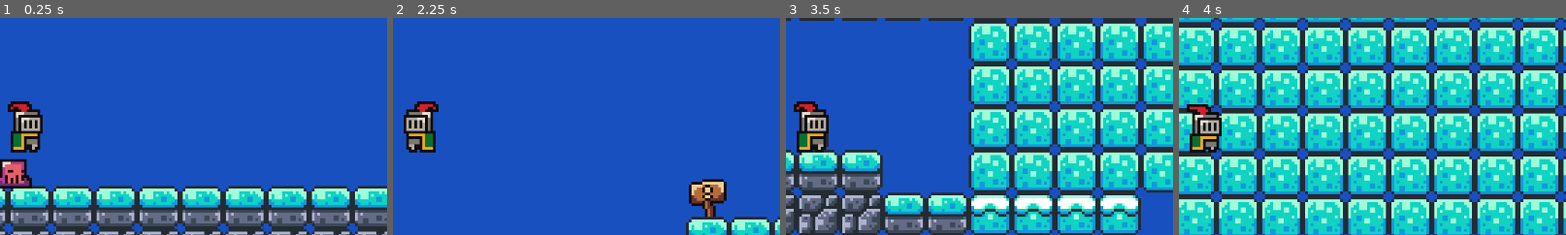
Above: before the commit, frames 1-4 (left to right).
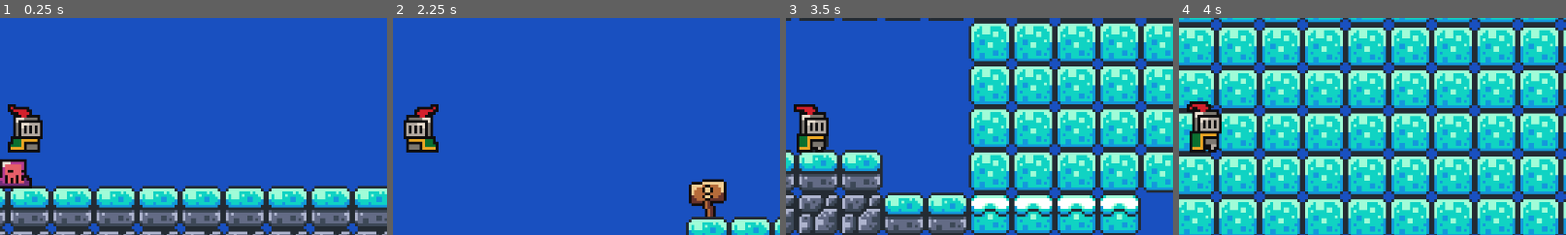
Above: after the commit, the same moments.

Repository: mproyyan/coin-hunter
Game: Godot game, scene res://scenes/game.tscn
Two runs of this game, one before a commit and one after it. Both use one fixed random seed, a clock stepped at 60 frames per second and the inputs below.
Inputs:
- Up to frame 1 (0.25 s): no input
- Up to frame 2 (2.25 s): tap Enter (ui_accept) at 0.5, 0.77, 0.8, 1.07, 1.35, 1.52, 1.82 s; hold Right (ui_right) 0.53-2.03 s; tap R (rollin) at 0.6, 1.55, 2.1 s; hold Left (ui_left) from 2.03 s (still down)
- Up to frame 3 (3.5 s): tap Enter (ui_accept) at 2.3, 3.02, 3.32 s; release Left (ui_left) at 2.78 s; hold Right (ui_right) from 2.78 s (still down); tap Down (squat) at 2.85 s; tap R (rollin) at 3.05 s
- Up to frame 4 (4 s): keep holding Right (ui_right); tap R (rollin) at 3.6 s; tap Enter (ui_accept) at 3.77, 3.8 s
The pictures show only the part of the screen within x 47-96%, y 27-76%; the shares and areas given below are measured in that part.

The runs differ from the first frame. In frame 1, 1.1% of the frame differs, in the area x 2-12%, y 38-63%; in frame 2, 1.1%; in frame 3, 0.8%; in frame 4, 0.8%.

Commit message:
Create player animation

Diff:
--- a/scenes/player.tscn
+++ b/scenes/player.tscn
@@ -1,10 +1,26 @@
-[gd_scene load_steps=12 format=3 uid="uid://in6peqhwl4ah"]
+[gd_scene load_steps=47 format=3 uid="uid://in6peqhwl4ah"]
 
 [ext_resource type="Texture2D" uid="uid://dw50l6efpflr8" path="res://assets/sprites/knight.png" id="1_5h8oi"]
 [ext_resource type="Script" path="res://scripts/player.gd" id="1_wkr1s"]
 [ext_resource type="AudioStream" uid="uid://bfadimgt4cp8" path="res://assets/sounds/jump.wav" id="3_lp2qg"]
 [ext_resource type="AudioStream" uid="uid://bn675hl6ba1h3" path="res://assets/sounds/hurt.wav" id="4_5bl7x"]
 
+[sub_resource type="AtlasTexture" id="AtlasTexture_t3ky5"]
+atlas = ExtResource("1_5h8oi")
+region = Rect2(0, 192, 32, 32)
+
+[sub_resource type="AtlasTexture" id="AtlasTexture_qg4rh"]
+atlas = ExtResource("1_5h8oi")
+region = Rect2(32, 192, 32, 32)
+
+[sub_resource type="AtlasTexture" id="AtlasTexture_qifwh"]
+atlas = ExtResource("1_5h8oi")
+region = Rect2(64, 192, 32, 32)
+
+[sub_resource type="AtlasTexture" id="AtlasTexture_55lwc"]
+atlas = ExtResource("1_5h8oi")
+region = Rect2(96, 192, 32, 32)
+
 [sub_resource type="AtlasTexture" id="AtlasTexture_k6f5h"]
 atlas = ExtResource("1_5h8oi")
 region = Rect2(0, 0, 32, 32)
@@ -20,11 +36,152 @@
 [sub_resource type="AtlasTexture" id="AtlasTexture_0lh2q"]
 atlas = ExtResource("1_5h8oi")
 region = Rect2(96, 0, 32, 32)
+
+[sub_resource type="AtlasTexture" id="AtlasTexture_rmk6x"]
+atlas = ExtResource("1_5h8oi")
+region = Rect2(32, 96, 32, 32)
+
+[sub_resource type="AtlasTexture" id="AtlasTexture_qytlu"]
+atlas = ExtResource("1_5h8oi")
+region = Rect2(64, 96, 32, 32)
+
+[sub_resource type="AtlasTexture" id="AtlasTexture_b3eng"]
+atlas = ExtResource("1_5h8oi")
+region = Rect2(160, 96, 32, 32)
+
+[sub_resource type="AtlasTexture" id="AtlasTexture_uvd0u"]
+atlas = ExtResource("1_5h8oi")
+region = Rect2(128, 96, 32, 32)
+
+[sub_resource type="AtlasTexture" id="AtlasTexture_iv8ek"]
+atlas = ExtResource("1_5h8oi")
+region = Rect2(64, 192, 32, 32)
+
+[sub_resource type="AtlasTexture" id="AtlasTexture_4pr2q"]
+atlas = ExtResource("1_5h8oi")
+region = Rect2(192, 96, 32, 32)
+
+[sub_resource type="AtlasTexture" id="AtlasTexture_laia1"]
+atlas = ExtResource("1_5h8oi")
+region = Rect2(224, 96, 32, 32)
+
+[sub_resource type="AtlasTexture" id="AtlasTexture_q2h56"]
+atlas = ExtResource("1_5h8oi")
+region = Rect2(0, 160, 32, 32)
+
+[sub_resource type="AtlasTexture" id="AtlasTexture_s0eyg"]
+atlas = ExtResource("1_5h8oi")
+region = Rect2(32, 160, 32, 32)
+
+[sub_resource type="AtlasTexture" id="AtlasTexture_cgogd"]
+atlas = ExtResource("1_5h8oi")
+region = Rect2(64, 160, 32, 32)
+
+[sub_resource type="AtlasTexture" id="AtlasTexture_qi2e2"]
+atlas = ExtResource("1_5h8oi")
+region = Rect2(96, 160, 32, 32)
+
+[sub_resource type="AtlasTexture" id="AtlasTexture_6dbdx"]
+atlas = ExtResource("1_5h8oi")
+region = Rect2(128, 160, 32, 32)
+
+[sub_resource type="AtlasTexture" id="AtlasTexture_21ytk"]
+atlas = ExtResource("1_5h8oi")
+region = Rect2(160, 160, 32, 32)
+
+[sub_resource type="AtlasTexture" id="AtlasTexture_mlpmx"]
+atlas = ExtResource("1_5h8oi")
+region = Rect2(192, 160, 32, 32)
+
+[sub_resource type="AtlasTexture" id="AtlasTexture_7tbu5"]
+atlas = ExtResource("1_5h8oi")
+region = Rect2(224, 160, 32, 32)
+
+[sub_resource type="AtlasTexture" id="AtlasTexture_ayajc"]
+atlas = ExtResource("1_5h8oi")
+region = Rect2(0, 64, 32, 32)
+
+[sub_resource type="AtlasTexture" id="AtlasTexture_hbml1"]
+atlas = ExtResource("1_5h8oi")
+region = Rect2(32, 64, 32, 32)
+
+[sub_resource type="AtlasTexture" id="AtlasTexture_6uc5p"]
+atlas = ExtResource("1_5h8oi")
+region = Rect2(64, 64, 32, 32)
+
+[sub_resource type="AtlasTexture" id="AtlasTexture_afqt0"]
+atlas = ExtResource("1_5h8oi")
+region = Rect2(96, 64, 32, 32)
+
+[sub_resource type="AtlasTexture" id="AtlasTexture_003ej"]
+atlas = ExtResource("1_5h8oi")
+region = Rect2(128, 64, 32, 32)
+
+[sub_resource type="AtlasTexture" id="AtlasTexture_0hxu5"]
+atlas = ExtResource("1_5h8oi")
+region = Rect2(160, 64, 32, 32)
+
+[sub_resource type="AtlasTexture" id="AtlasTexture_xy0hw"]
+atlas = ExtResource("1_5h8oi")
+region = Rect2(192, 64, 32, 32)
+
+[sub_resource type="AtlasTexture" id="AtlasTexture_iqwgt"]
+atlas = ExtResource("1_5h8oi")
+region = Rect2(224, 64, 32, 32)
+
+[sub_resource type="AtlasTexture" id="AtlasTexture_olm2f"]
+atlas = ExtResource("1_5h8oi")
+region = Rect2(0, 96, 32, 32)
+
+[sub_resource type="AtlasTexture" id="AtlasTexture_cljx7"]
+atlas = ExtResource("1_5h8oi")
+region = Rect2(32, 96, 32, 32)
+
+[sub_resource type="AtlasTexture" id="AtlasTexture_cle2j"]
+atlas = ExtResource("1_5h8oi")
+region = Rect2(64, 96, 32, 32)
+
+[sub_resource type="AtlasTexture" id="AtlasTexture_parsp"]
+atlas = ExtResource("1_5h8oi")
+region = Rect2(96, 96, 32, 32)
+
+[sub_resource type="AtlasTexture" id="AtlasTexture_0c1gn"]
+atlas = ExtResource("1_5h8oi")
+region = Rect2(128, 96, 32, 32)
+
+[sub_resource type="AtlasTexture" id="AtlasTexture_7o538"]
+atlas = ExtResource("1_5h8oi")
+region = Rect2(160, 96, 32, 32)
+
+[sub_resource type="AtlasTexture" id="AtlasTexture_103u7"]
+atlas = ExtResource("1_5h8oi")
+region = Rect2(192, 96, 32, 32)
+
+[sub_resource type="AtlasTexture" id="AtlasTexture_fn8t2"]
+atlas = ExtResource("1_5h8oi")
+region = Rect2(224, 96, 32, 32)
 
 [sub_resource type="SpriteFrames" id="SpriteFrames_6r76w"]
 animations = [{
 "frames": [{
 "duration": 1.0,
+"texture": SubResource("AtlasTexture_t3ky5")
+}, {
+"duration": 1.0,
+"texture": SubResource("AtlasTexture_qg4rh")
+}, {
+"duration": 1.0,
+"texture": SubResource("AtlasTexture_qifwh")
+}, {
+"duration": 1.0,
+"texture": SubResource("AtlasTexture_55lwc")
+}],
+"loop": false,
+"name": &"hurt",
+"speed": 10.0
+}, {
+"frames": [{
+"duration": 1.0,
 "texture": SubResource("AtlasTexture_k6f5h")
 }, {
 "duration": 1.0,
@@ -37,7 +194,123 @@
 "texture": SubResource("AtlasTexture_0lh2q")
 }],
 "loop": true,
-"name": &"default",
+"name": &"idle",
+"speed": 10.0
+}, {
+"frames": [{
+"duration": 1.0,
+"texture": SubResource("AtlasTexture_rmk6x")
+}, {
+"duration": 1.0,
+"texture": SubResource("AtlasTexture_qytlu")
+}, {
+"duration": 1.0,
+"texture": SubResource("AtlasTexture_rmk6x")
+}],
+"loop": false,
+"name": &"jump",
+"speed": 10.0
+}, {
+"frames": [{
+"duration": 1.0,
+"texture": SubResource("AtlasTexture_b3eng")
+}, {
+"duration": 1.0,
+"texture": SubResource("AtlasTexture_uvd0u")
+}, {
+"duration": 1.0,
+"texture": SubResource("AtlasTexture_iv8ek")
+}, {
+"duration": 1.0,
+"texture": SubResource("AtlasTexture_4pr2q")
+}, {
+"duration": 1.0,
+"texture": SubResource("AtlasTexture_laia1")
+}],
+"loop": false,
+"name": &"knockback",
+"speed": 10.0
+}, {
+"frames": [{
+"duration": 1.0,
+"texture": SubResource("AtlasTexture_q2h56")
+}, {
+"duration": 1.0,
+"texture": SubResource("AtlasTexture_s0eyg")
+}, {
+"duration": 1.0,
+"texture": SubResource("AtlasTexture_cgogd")
+}, {
+"duration": 1.0,
+"texture": SubResource("AtlasTexture_qi2e2")
+}, {
+"duration": 1.0,
+"texture": SubResource("AtlasTexture_6dbdx")
+}, {
+"duration": 1.0,
+"texture": SubResource("AtlasTexture_21ytk")
+}, {
+"duration": 1.0,
+"texture": SubResource("AtlasTexture_mlpmx")
+}, {
+"duration": 1.0,
+"texture": SubResource("AtlasTexture_7tbu5")
+}],
+"loop": false,
+"name": &"rollin",
+"speed": 10.0
+}, {
+"frames": [{
+"duration": 1.0,
+"texture": SubResource("AtlasTexture_ayajc")
+}, {
+"duration": 1.0,
+"texture": SubResource("AtlasTexture_hbml1")
+}, {
+"duration": 1.0,
+"texture": SubResource("AtlasTexture_6uc5p")
+}, {
+"duration": 1.0,
+"texture": SubResource("AtlasTexture_afqt0")
+}, {
+"duration": 1.0,
+"texture": SubResource("AtlasTexture_003ej")
+}, {
+"duration": 1.0,
+"texture": SubResource("AtlasTexture_0hxu5")
+}, {
+"duration": 1.0,
+"texture": SubResource("AtlasTexture_xy0hw")
+}, {
+"duration": 1.0,
+"texture": SubResource("AtlasTexture_iqwgt")
+}, {
+"duration": 1.0,
+"texture": SubResource("AtlasTexture_olm2f")
+}, {
+"duration": 1.0,
+"texture": SubResource("AtlasTexture_cljx7")
+}, {
+"duration": 1.0,
+"texture": SubResource("AtlasTexture_cle2j")
+}, {
+"duration": 1.0,
+"texture": SubResource("AtlasTexture_parsp")
+}, {
+"duration": 1.0,
+"texture": SubResource("AtlasTexture_0c1gn")
+}, {
+"duration": 1.0,
+"texture": SubResource("AtlasTexture_7o538")
+}, {
+"duration": 1.0,
+"texture": SubResource("AtlasTexture_103u7")
+}, {
+"duration": 1.0,
+"texture": SubResource("AtlasTexture_fn8t2")
+}],
+"loop": true,
+"name": &"run",
 "speed": 10.0
 }]
 
@@ -52,9 +325,10 @@
 
 [node name="AnimatedSprite2D" type="AnimatedSprite2D" parent="."]
 sprite_frames = SubResource("SpriteFrames_6r76w")
-autoplay = "default"
-frame = 1
-frame_progress = 0.869923
+animation = &"hurt"
+autoplay = "idle"
+frame = 3
+frame_progress = 1.0
 
 [node name="CollisionShape2D" type="CollisionShape2D" parent="."]
 position = Vector2(0, 4.5)
--- a/scripts/player.gd
+++ b/scripts/player.gd
@@ -22,7 +22,7 @@
 		velocity += get_gravity() * delta
 
 	# Handle jump.
-	if Input.is_action_just_pressed("ui_accept") and is_on_floor():
+	if Input.is_action_just_pressed("ui_accept") and is_on_floor() and Global.player_alive:
 		velocity.y = JUMP_VELOCITY
 		jump_audio.play()
 
@@ -50,10 +50,11 @@
 	elif direction_state == -1 and Global.player_alive:
 		animated_sprite.flip_h = true
 
-	if direction:
-		velocity.x = direction * SPEED
-	else:
-		velocity.x = move_toward(velocity.x, 0, SPEED)
+	if not knockback_in_progress and Global.player_alive:
+		if direction:
+			velocity.x = direction * SPEED
+		else:
+			velocity.x = move_toward(velocity.x, 0, SPEED)
 
 	move_and_slide()
 
